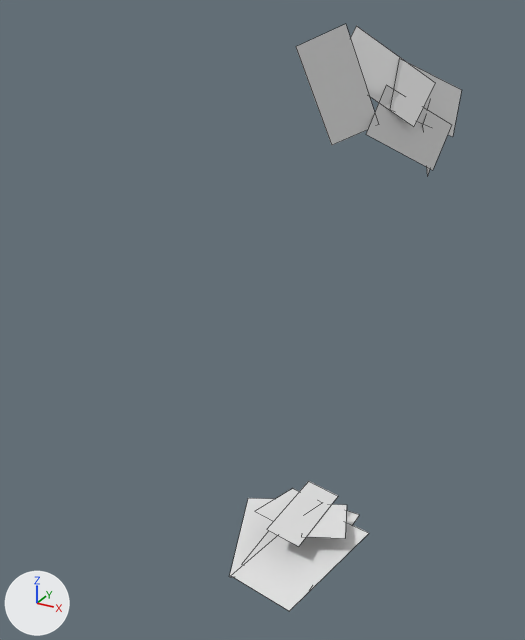
An edit to the Blender file Art/map/folliage_assets.blend, drawn before and after from the same camera.
Camera for both pictures: a camera (50 mm lens) standing at (1.41, -3.05, 2.69) and looking at (-0.28, 0.02, 1.15). Arrows for +X, +Y and +Z are at lower left; the lights stay in place. Mesh edges are drawn as thin lines.
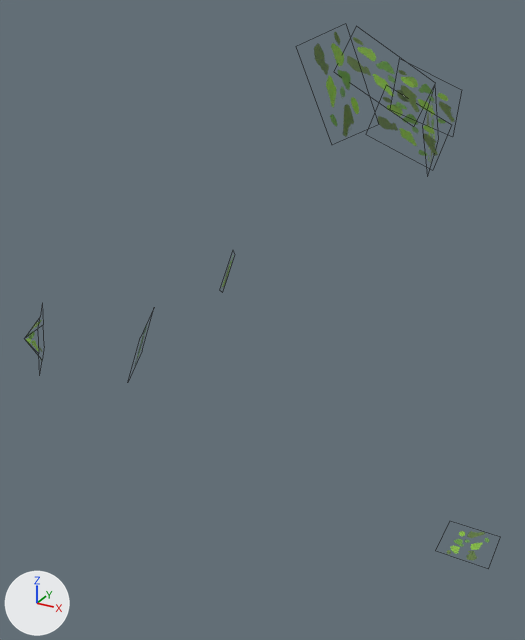
Pixel boxes [x1, y1, x2, y2] of what changed, in the pictures (525 x 640 px):
'Plane.010', deleted: before [229, 498, 369, 611]
'Plane.007', deleted: before [296, 24, 375, 145]
'groupe de feuilles_2', added (green): after [314, 32, 455, 164]
'Plane.005', deleted: before [350, 26, 435, 127]
'Plane.006', deleted: before [366, 85, 452, 170]
'Plane.008', deleted: before [267, 481, 338, 546]
'Plane.004', deleted: before [390, 58, 462, 137]
'Plane.011', recoloured, moved, rescaled, turned: before [307, 504, 347, 538]; after [447, 531, 490, 560]
'Plane.009', moved, turned, rescaled: before [255, 488, 323, 521]; after [134, 323, 148, 367]
'feuile-2-curved', added: after [26, 320, 42, 361]
'Plane.003', moved, turned: before [422, 122, 430, 177]; after [221, 257, 233, 289]

What changed in the scene script:
```text
Change me_plane_010:
    where me_plane_010.from_pydata(...)  # 4 vertices, 1 face; spans x -1.0..1.0, y -1.0..1.0, z 0.0
    add me_plane_010.materials.append(mat_material_006)  # picture img_feuilles_2_basecolor_png
Change ob_plane_003:
    ob_plane_003.location: (0.532, 0.0, 2.182) -> (-0.585, 0.178, 1.314)
    ob_plane_003.rotation_euler: (-1.664, 0.83, -1.547) -> (1.265, -0.435, -1.087)  # degrees (-95, 48, -89) -> degrees (72, -25, -62)
Remove ob_plane_004:
    ob_plane_004 = bpy.data.objects.new('Plane.004', me_plane_004)
Remove ob_plane_005:
    ob_plane_005 = bpy.data.objects.new('Plane.005', me_plane_004)
Remove ob_plane_006:
    ob_plane_006 = bpy.data.objects.new('Plane.006', me_plane_004)
Remove ob_plane_007:
    ob_plane_007 = bpy.data.objects.new('Plane.007', me_plane_004)
Remove ob_plane_010:
    ob_plane_010 = bpy.data.objects.new('Plane.010', me_plane_007)
Remove ob_plane_008:
    ob_plane_008 = bpy.data.objects.new('Plane.008', me_plane_008)
Change ob_plane_009:
    ob_plane_009.location: (-0.107, 0.022, 0.008) -> (-0.889, -0.24, 0.977)
    ob_plane_009.rotation_euler: (-0.0337, -0.0923, -0.268) -> (1.246, 0.14, -1.18)  # degrees (-1.9, -5.3, -15) -> degrees (71, 8, -68)
    ob_plane_009.scale: (0.119, -0.162, 1.0) -> (0.155, 0.155, 1.03)
Change ob_plane_011:
    ob_plane_011.rotation_euler: (-0.0823, -0.0537, 0.375) -> (0.0, 0.0, 0.0)  # degrees (-4.7, -3.1, 21) -> degrees (0, 0, 0)
    ob_plane_011.location: (0.122, 0.014, 0.008) -> (0.839, 0.47, -0.206)
    ob_plane_011.scale: (0.119, -0.162, 1.0) -> (0.15, 0.15, 1.0)
Add ob_feuile_2_curved:
    ob_feuile_2_curved = bpy.data.objects.new('feuile-2-curved', me_plane_026)  # 9 vertices, 4 faces; spans x -1.0..1.0, y -1.0..1.0, z 0.0..0.09; in mat_material_004 (picture img_feuilles_2_basecolor_png)
    ob_feuile_2_curved.location = (-1.518, -0.356, 0.916)
    ob_feuile_2_curved.rotation_euler = (1.478, 0.15, -0.899)  # degrees (85, 8.6, -52)
    ob_feuile_2_curved.scale = (0.15, 0.15, 1.0)
Add ob_groupe_de_feuilles_2:
    ob_groupe_de_feuilles_2 = bpy.data.objects.new('groupe de feuilles_2', me_plane_003_1)  # 20 vertices, 5 faces; spans x -1.65..3.27, y -3.25..1.0, z -2.06..0.47; in mat_material_005 (picture img_feuilles_2_basecolor_png)
    ob_groupe_de_feuilles_2.location = (0.532, 0.0, 2.182)
    ob_groupe_de_feuilles_2.rotation_euler = (-1.664, 0.83, -1.547)  # degrees (-95, 48, -89)
    ob_groupe_de_feuilles_2.scale = (0.0961, 0.193, 0.205)
```
